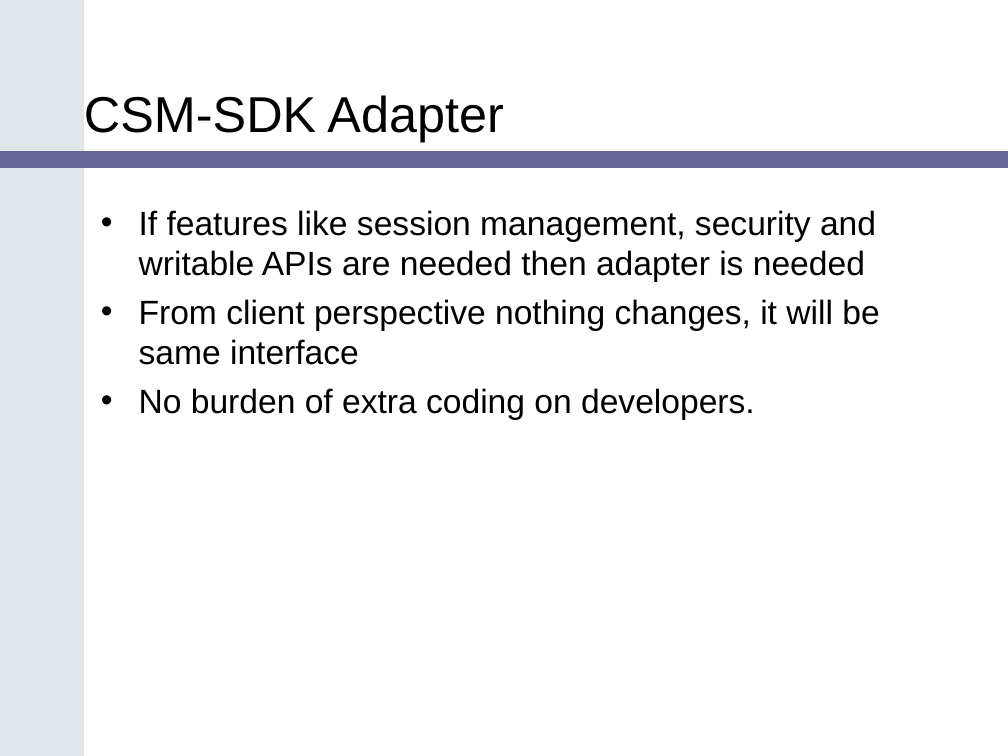
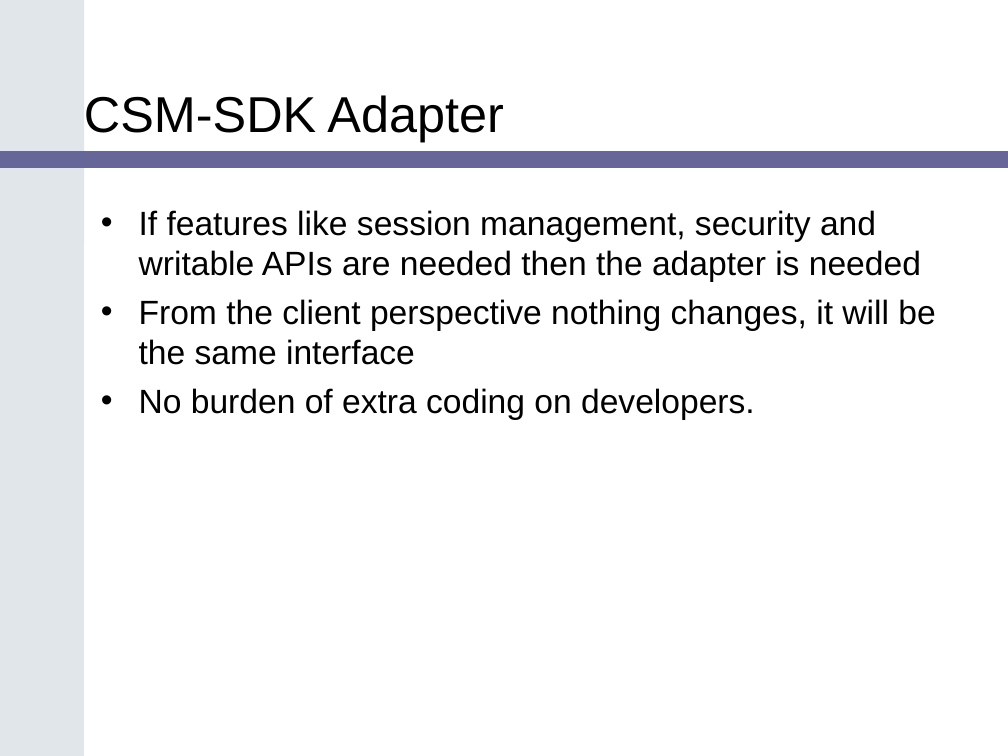
Before and after one commit to CBIIT/common-security-module-docs, a slide deck: slide 19 of Presentations/SDK_Bootcamp_CSM_v1.ppt. Drawn at 1008x756 pixels with LibreOffice and Linux fonts; fonts in the diff are those of the drawing; background and template pictures are left out. Boxes give left, top, right and bottom in pixels: in the first picture for what was removed or moved away, otherwise in the second. Text is boxed around its words. In the diff, an @@ line names an element or a change of style, - is before the commit and + after.

Commit message:
minor text changes
SVN-Revision: 1398

```diff
--- a/Presentations/SDK_Bootcamp_CSM_v1.ppt
+++ b/Presentations/SDK_Bootcamp_CSM_v1.ppt
@@ text at bbox=[139, 210, 935, 365]: text changed @@
-• If features like session management, security and writable APIs are needed then adapter is needed
-• From client perspective nothing changes, it will be same interface
+• If features like session management, security and writable APIs are needed then the adapter is needed
+• From the client perspective nothing changes, it will be the same interface
```
Also in this commit, not shown: 1 other slide changed.
